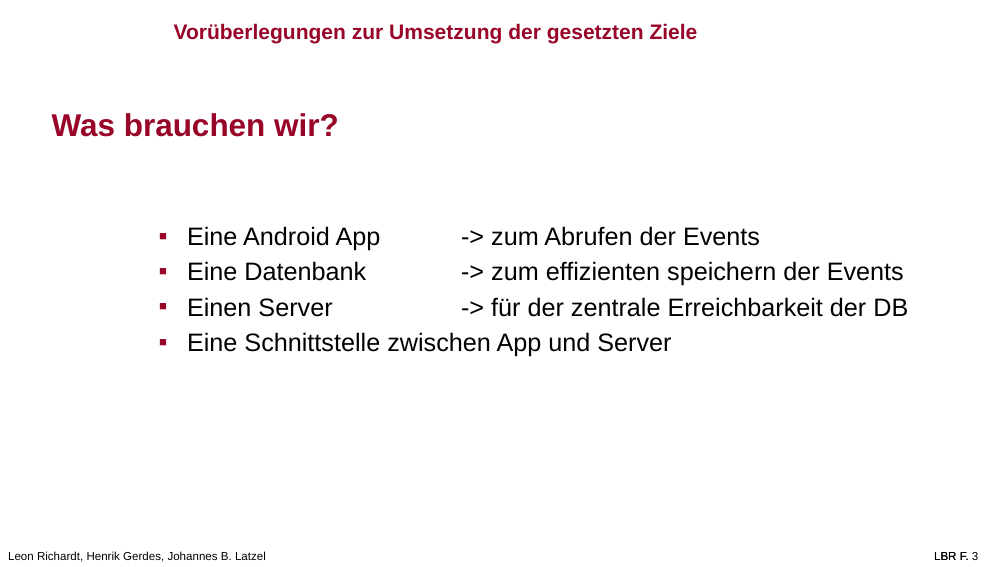
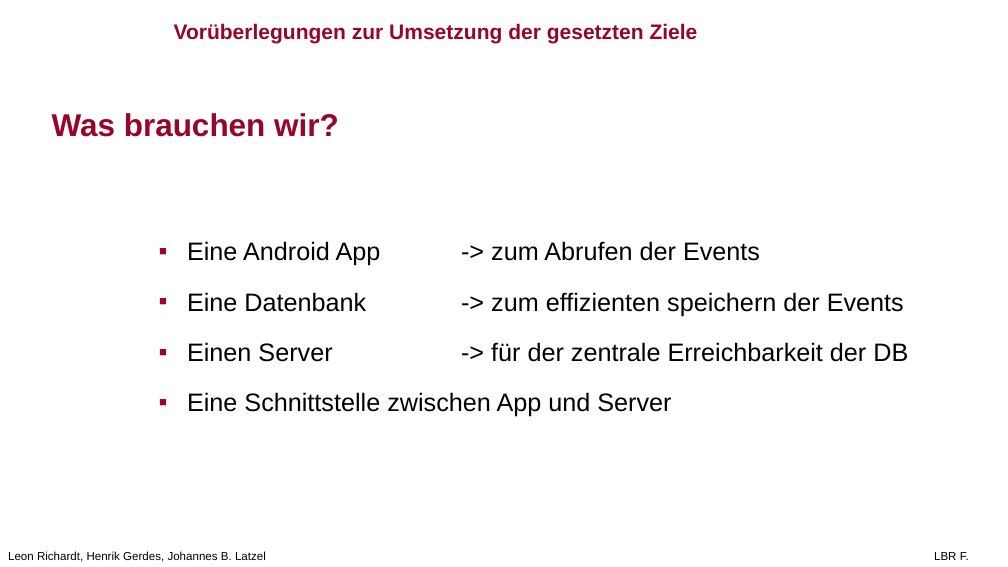
Before and after one commit to leon-richardt/location-based-recommendations, a slide deck: slide 3 of Presentations/LBR PP.pptx. Drawn at 1008x567 pixels with LibreOffice and Linux fonts; fonts in the diff are those of the drawing; background and template pictures are left out. Boxes give left, top, right and bottom in pixels: in the first picture for what was removed or moved away, otherwise in the second. Text is boxed around its words. In the diff, an @@ line names an element or a change of style, - is before the commit and + after.

```diff
--- a/Presentations/LBR PP.pptx
+++ b/Presentations/LBR PP.pptx
@@ text "Eine Android App -> zum ..." at bbox=[187, 241, 908, 417]: line spacing 1 to 1.5 @@
@@ text removed at bbox=[972, 552, 978, 560] @@
-LBR F. 3
```
Also in this commit, not shown: 4 other slides changed, 9 slides added, 1 slide removed.
